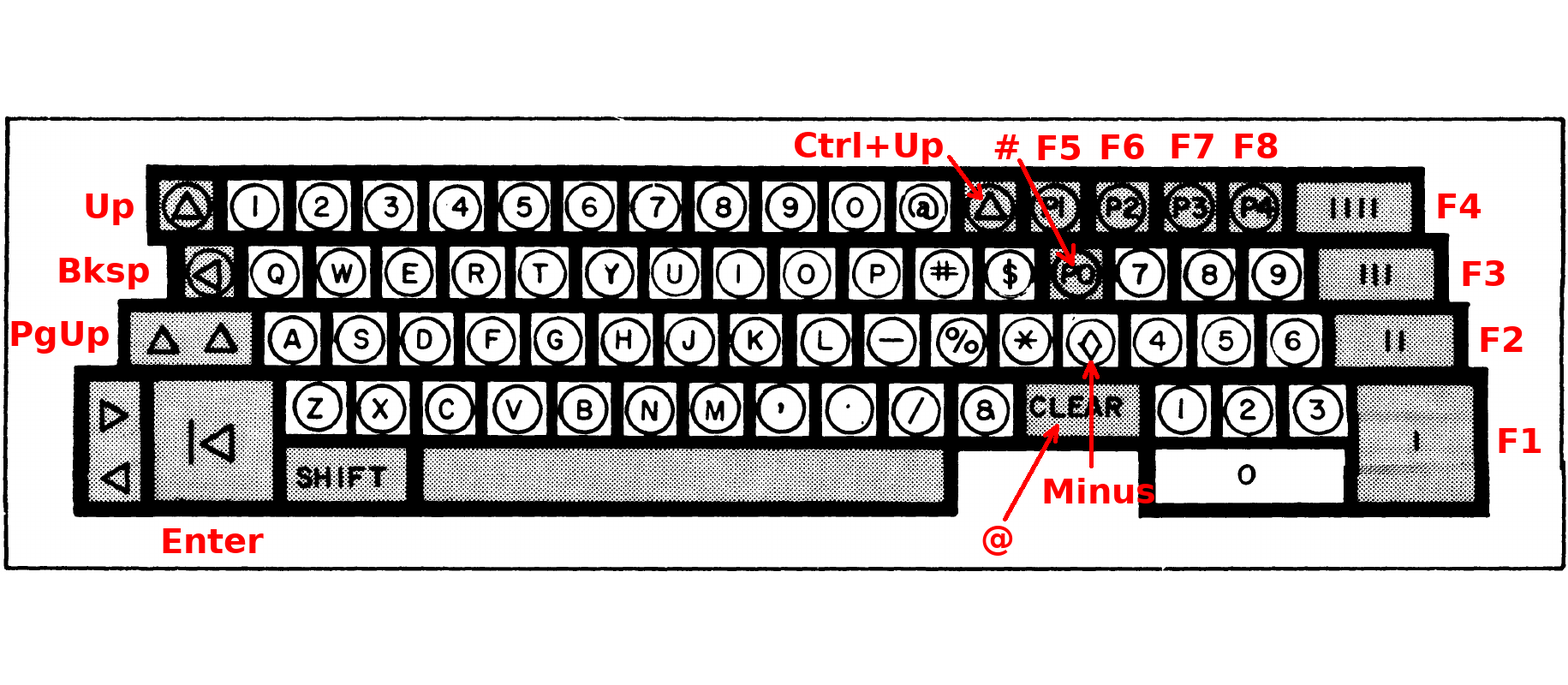
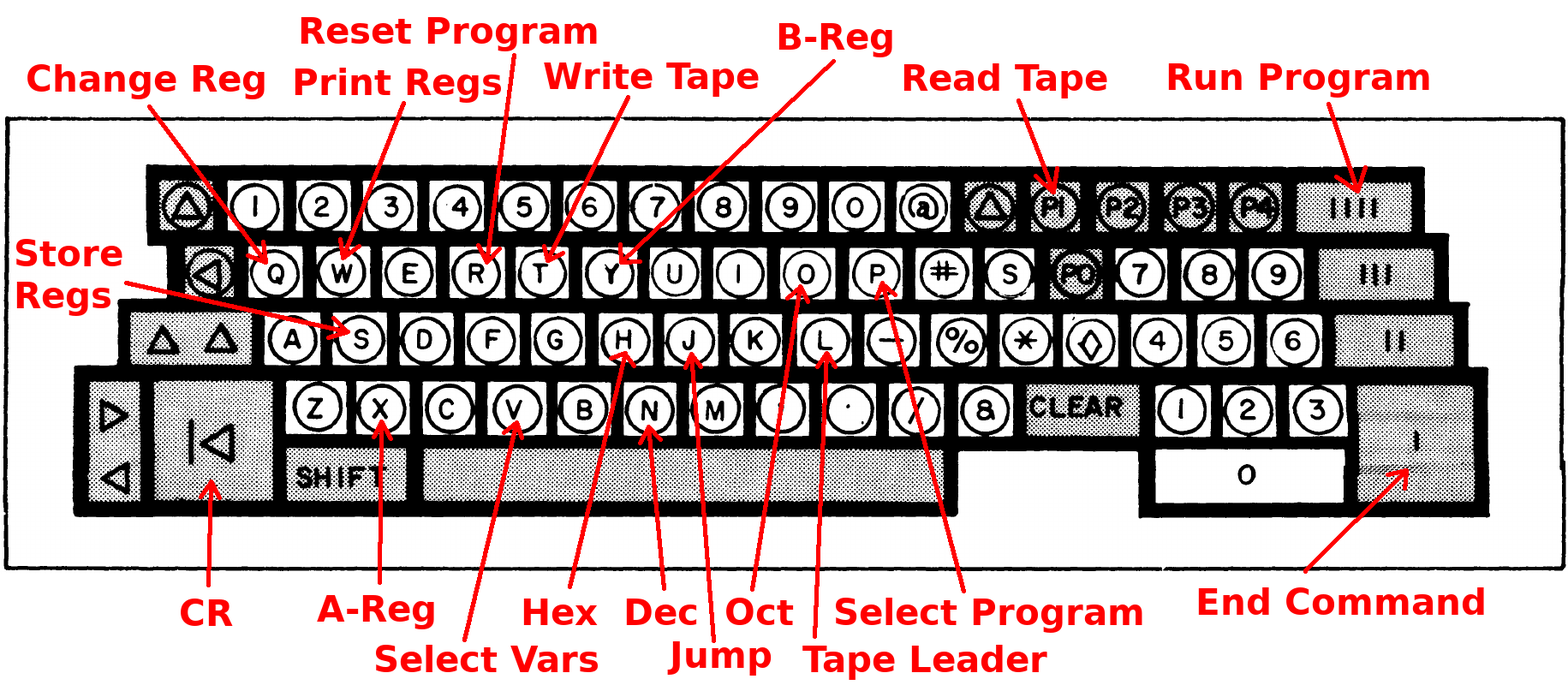
Layers edited between the first and the second w=1568, h=685 image:
added layer "OPUS Commands" above "Mappings" over [16,17,1485,680]
hid "Mappings" over [11,131,1542,556]
